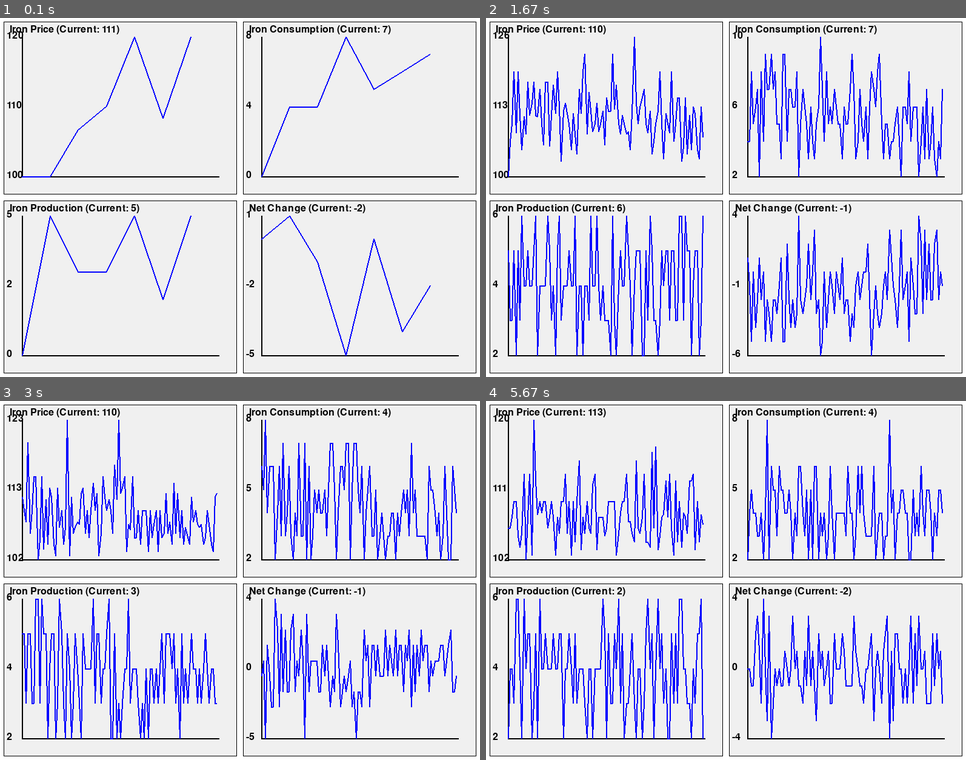
Above: before the commit, frames 1-4 (two rows, left to right).
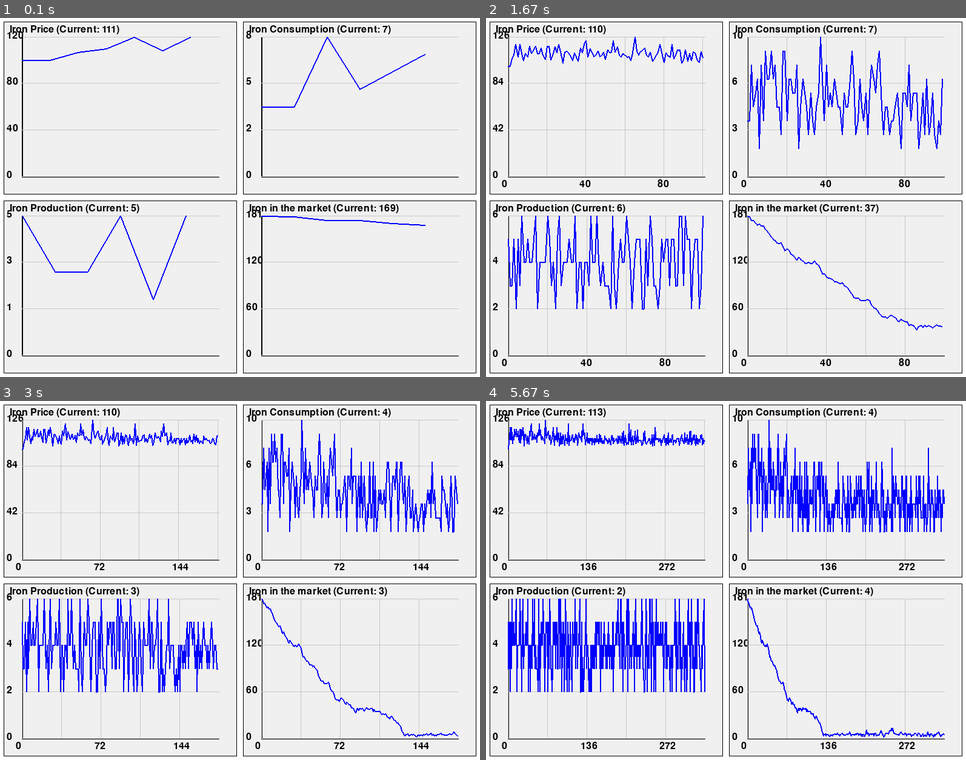
Above: after the commit, the same moments.

Repository: Neptun332/merchant-game-v2
Game: pygame game, started from game.py
Two runs of this game, one before a commit and one after it. Both use one fixed random seed, a clock stepped at 60 frames per second and the inputs below.
Inputs:
- Up to frame 1 (0.1 s): no input
- Up to frame 2 (1.67 s): no input
- Up to frame 3 (3 s): no input
- Up to frame 4 (5.67 s): no input

The runs differ from the first frame. In frame 1, 3.4% of the frame differs, in the area x 1-96%, y 5-95%; in frame 2, 14%; in frame 3, 16%; in frame 4, 19%, in the area x 1-96%, y 3-97%.

Commit message:
added amount charts

Diff:
--- a/display.py
+++ b/display.py
@@ -19,7 +19,7 @@
         self.grid_cols = 2
         self.chart_padding = 10
 
-    def draw_chart(self, price_history, grid_x=0, grid_y=0, num_cycles=100, title=None):
+    def draw_chart(self, price_history, grid_x=0, grid_y=0, num_cycles=1000, title=None):
         """
         Draw a chart at the specified grid position.
 
@@ -74,16 +74,39 @@
                          (chart_area_x + chart_area_width, chart_area_y + chart_area_height), 2)  # X-axis
 
         if len(price_history) > 1:
-            max_price = max(price_history)
-            min_price = min(price_history)
-            price_range = max_price - min_price if max_price != min_price else 1
+            # Always start from 0 for the y-axis
+            min_price = 0
+            max_price = max(max(price_history), 1)  # Ensure max is at least 1 to avoid division by zero
+            price_range = max_price - min_price
 
-            # Draw Y-axis scale (3 values: min, middle, max)
-            for i in range(3):
-                y_value = min_price + (price_range / 2) * i
+            # Draw grid lines
+            grid_color = (200, 200, 200)  # Light gray
+
+            # Horizontal grid lines
+            for i in range(4):
+                y_value = min_price + (price_range / 3) * i
                 y_pos = chart_area_y + chart_area_height - ((y_value - min_price) / price_range * chart_area_height)
+                # Draw horizontal grid line
+                pygame.draw.line(self.screen, grid_color,
+                                (chart_area_x, y_pos),
+                                (chart_area_x + chart_area_width, y_pos), 1)
+                # Draw y-axis label
                 text = self.font.render(f'{int(y_value)}', True, (0, 0, 0))
                 self.screen.blit(text, (chart_area_x - 25, y_pos - 10))
+
+            # Vertical grid lines (every 10 data points)
+            if len(price_history) > 10:
+                step = max(1, len(price_history) // 5)
+                for i in range(0, len(price_history), step):
+                    x_pos = chart_area_x + i * (chart_area_width / len(price_history))
+                    # Draw vertical grid line
+                    pygame.draw.line(self.screen, grid_color,
+                                    (x_pos, chart_area_y),
+                                    (x_pos, chart_area_y + chart_area_height), 1)
+                    # Draw x-axis label for every other grid line to avoid crowding
+                    if i % (step * 2) == 0:
+                        text = self.font.render(f'{i}', True, (0, 0, 0))
+                        self.screen.blit(text, (x_pos - 10, chart_area_y + chart_area_height + 5))
 
             # Draw the price history
             for i in range(1, len(price_history)):
@@ -124,13 +147,12 @@
             )
 
         # Draw net change in bottom-right (1,1)
-        if hasattr(global_market, 'net_change_history') and ResourceName.Iron in global_market.net_change_history:
-            net_change = global_market.total_produced.get(ResourceName.Iron, 0) - global_market.total_consumed.get(ResourceName.Iron, 0)
+        if hasattr(global_market, 'amount_history') and ResourceName.Iron in global_market.amount_history:
             self.draw_chart(
-                global_market.net_change_history[ResourceName.Iron],
+                global_market.amount_history[ResourceName.Iron],
                 grid_x=1,
                 grid_y=1,
-                title=f"Net Change (Current: {net_change})"
+                title=f"Iron in the market (Current: {global_market.total_amount[ResourceName.Iron]})"
             )
 
     def update(self):
--- a/game.py
+++ b/game.py
@@ -35,7 +35,6 @@
             for city_name, city in self.game_map.cities.items():
                 city.consume_resources()
                 city.produce_resources()
-                print(f"{city_name} - Iron: {city.resources[ResourceName.Iron].amount}")
 
             # Game loop logic
             for npc in self.npcs:
--- a/global_market.py
+++ b/global_market.py
@@ -19,11 +19,12 @@
         # Track total consumption and production
         self.total_consumed = defaultdict(int)
         self.total_produced = defaultdict(int)
+        self.total_amount = defaultdict(int)
 
         # Track history of consumption and production
-        self.consumption_history = {ResourceName.Iron: [0]}
-        self.production_history = {ResourceName.Iron: [0]}
-        self.net_change_history = {ResourceName.Iron: [0]}
+        self.consumption_history = defaultdict(list)
+        self.production_history = defaultdict(list)
+        self.amount_history = defaultdict(list)
 
         # Pre-populate with keys from base_prices
         for resource_name in self.base_prices.keys():
@@ -39,25 +40,16 @@
         # Calculate total consumption and production
         self.calculate_total_resource_consumed()
         self.calculate_total_resource_produced()
+        self.calculate_total_resource_amount()
 
         for resource_name in self.price_history.keys():
             # Update price history
             self.price_history[resource_name].append(self.current_price[resource_name])
             self.current_price[resource_name] = self.get_resource_price(resource_name)
 
-            # Update consumption and production history
-            if resource_name in self.total_consumed:
-                self.consumption_history[resource_name].append(self.total_consumed[resource_name])
-
-            if resource_name in self.total_produced:
-                self.production_history[resource_name].append(self.total_produced[resource_name])
-
-            # Calculate and update net change history
-            net_change = self.total_produced.get(resource_name, 0) - self.total_consumed.get(resource_name, 0)
-            if resource_name in self.net_change_history:
-                self.net_change_history[resource_name].append(net_change)
-            else:
-                self.net_change_history[resource_name] = [net_change]
+            self.consumption_history[resource_name].append(self.total_consumed[resource_name])
+            self.production_history[resource_name].append(self.total_produced[resource_name])
+            self.amount_history[resource_name].append(self.total_amount[resource_name])
 
     def get_resource_price(self, resource_name: ResourceName) -> float:
         return (self.base_prices[resource_name] * (1 + self.get_resource_price_change(resource_name)))
@@ -79,14 +71,11 @@
         for resource_name in self.total_consumed.keys():
             self.total_consumed[resource_name] = 0
 
-        # Sum up consumption from all cities
-        for city_name, city in self.cities.items():
-            if hasattr(city, 'consumed_resources'):
-                for resource_name, amount in city.consumed_resources.items():
-                    # defaultdict will automatically create entry with default value 0 if key doesn't exist
-                    self.total_consumed[resource_name] += amount
+        # Sum up consumption and production from all cities
+        for city in self.cities.values():
+            for resource_name in city.consumed_resources:
+                self.total_consumed[resource_name] += city.consumed_resources[resource_name]
 
-        return self.total_consumed
 
     def calculate_total_resource_produced(self):
         """
@@ -96,11 +85,21 @@
         for resource_name in self.total_produced.keys():
             self.total_produced[resource_name] = 0
 
-        # Sum up production from all cities
-        for city_name, city in self.cities.items():
-            if hasattr(city, 'produced_resources'):
-                for resource_name, amount in city.produced_resources.items():
-                    # defaultdict will automatically create entry with default value 0 if key doesn't exist
-                    self.total_produced[resource_name] += amount
+        # Sum up consumption and production from all cities
+        for city in self.cities.values():
+            for resource_name in city.produced_resources:
+                self.total_produced[resource_name] += city.produced_resources[resource_name]
 
-        return self.total_produced
+
+    def calculate_total_resource_amount(self):
+        """
+        Calculate the total amount resources across all cities.
+        """
+        # Reset totals
+        for resource_name in self.total_amount.keys():
+            self.total_amount[resource_name] = 0
+
+        # Sum up consumption and production from all cities
+        for city in self.cities.values():
+            for resource_name in city.resources:
+                self.total_amount[resource_name] += city.resources[resource_name].amount
